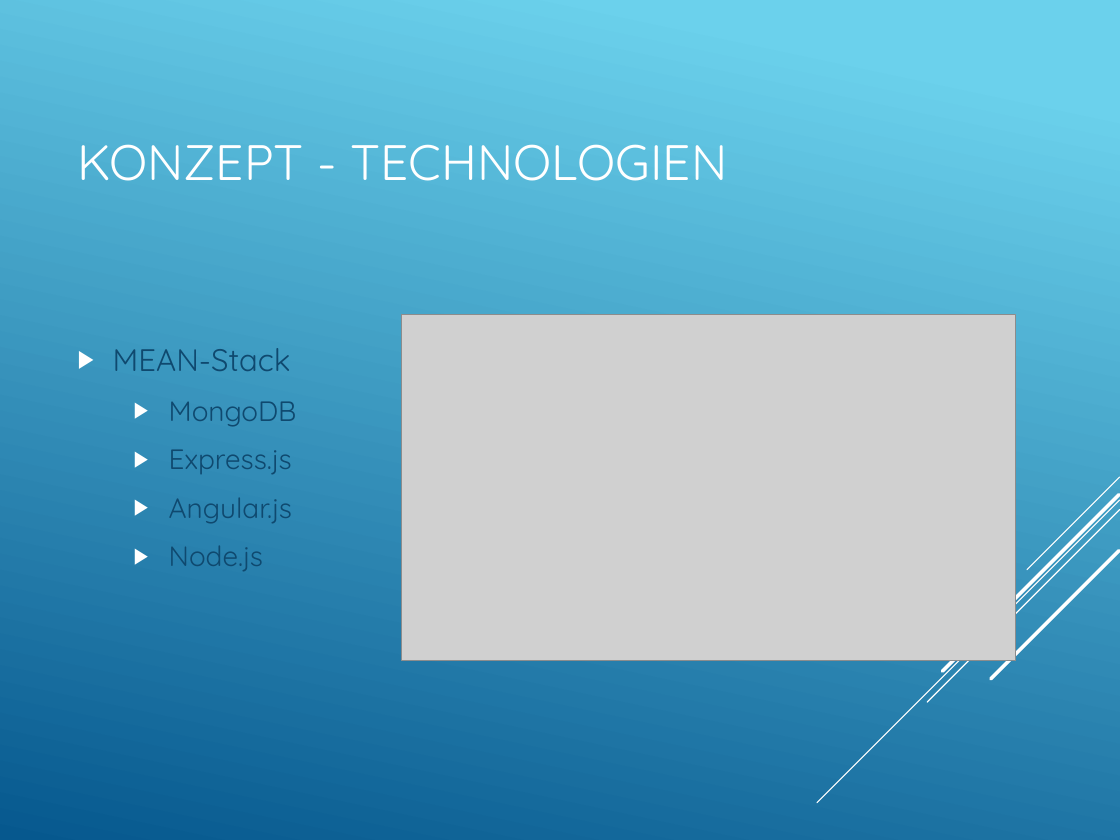
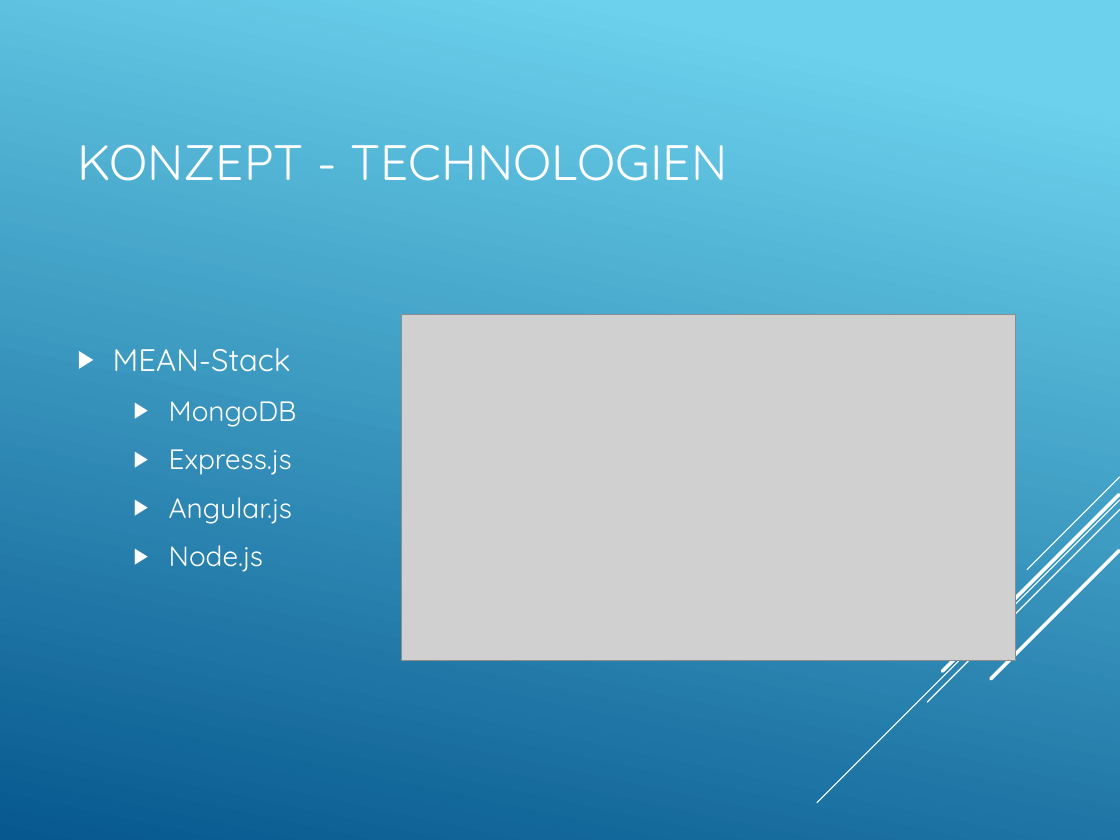
Before and after one commit to dertieran/MEAN-Notes, a slide deck: slide 8 of doc/Präsentation/MEAN-PowerPoint.pptx. Drawn at 1120x840 pixels with LibreOffice and Linux fonts; fonts in the diff are those of the drawing; grey boxes stand for pictures. Boxes give left, top, right and bottom in pixels: in the first picture for what was removed or moved away, otherwise in the second. Text is boxed around its words. In the diff, an @@ line names an element or a change of style, - is before the commit and + after.

```diff
--- a/doc/Präsentation/MEAN-PowerPoint.pptx
+++ b/doc/Präsentation/MEAN-PowerPoint.pptx
@@ text "MEAN-Stack" at (113,348,297,572): text colour #0F496F to #FFFFFF @@
```
Also in this commit, not shown: 8 other slides changed, 1 other file.
